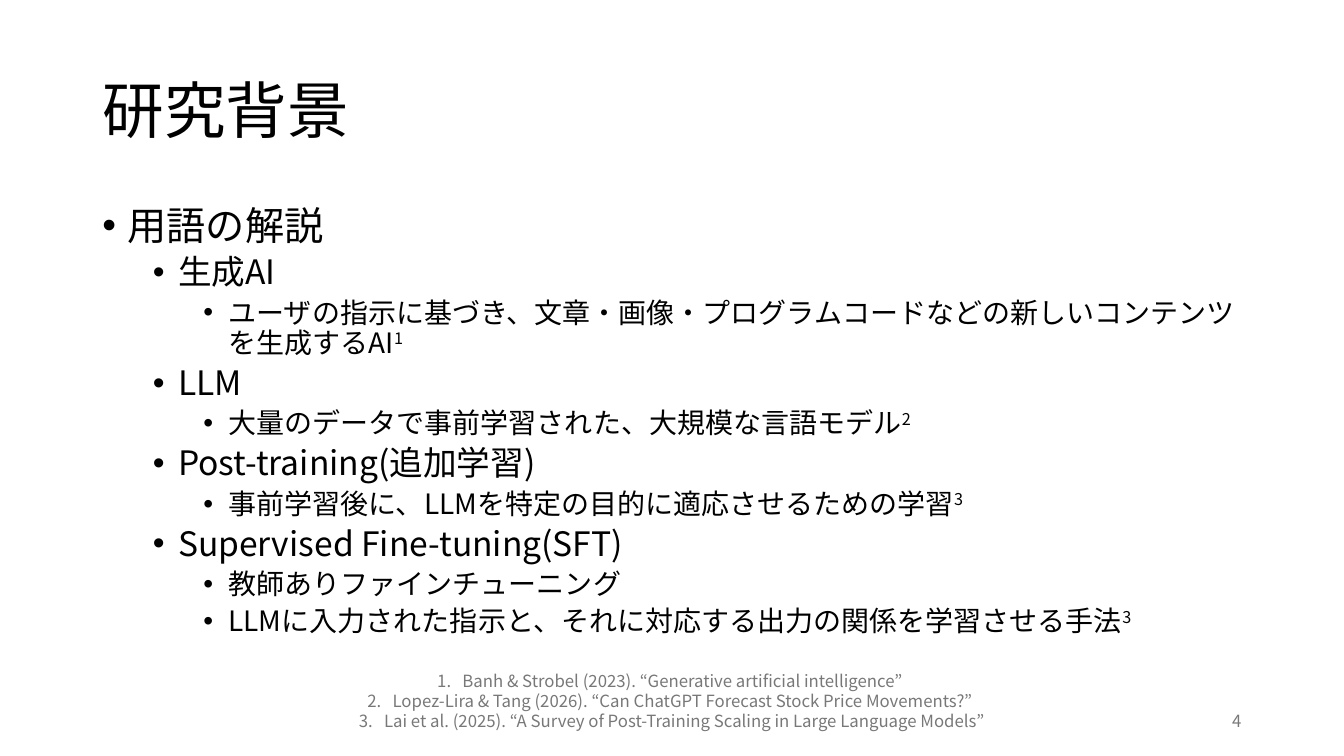
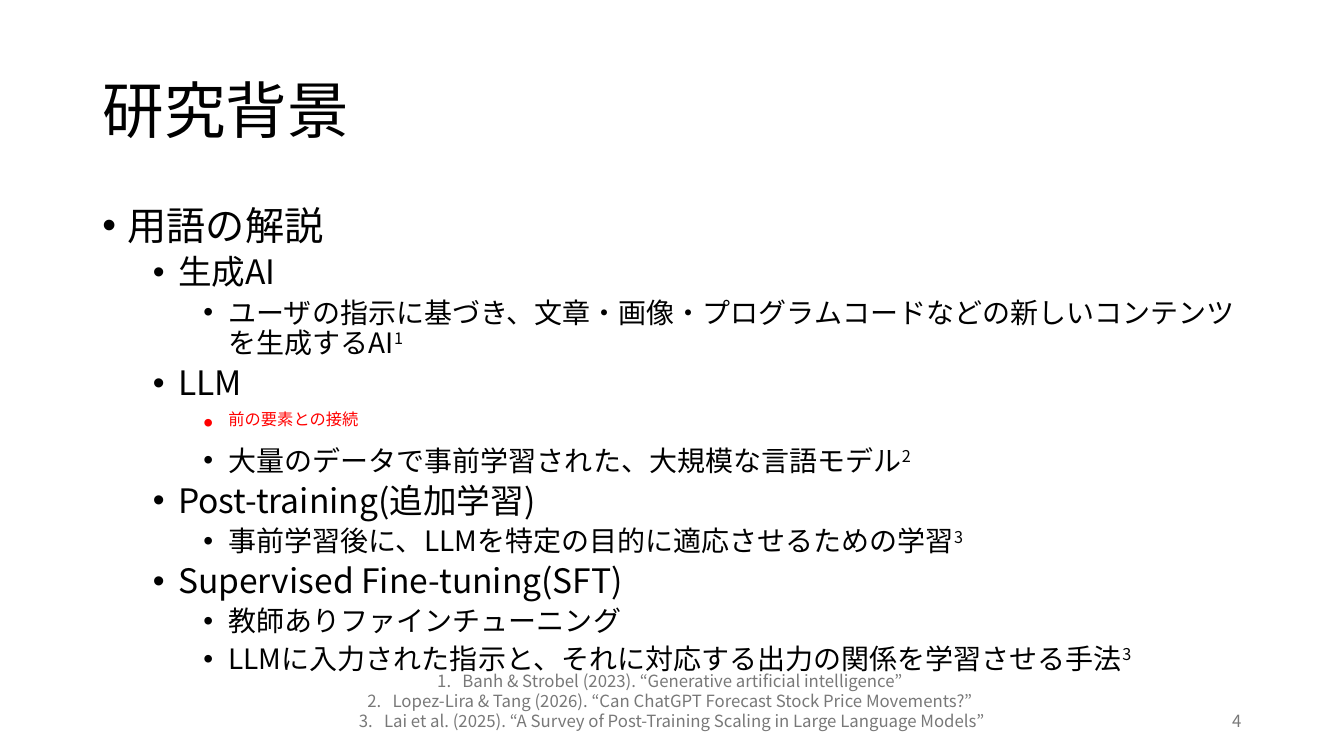
Before and after one commit to rollotea/array-task, a slide deck: slide 4 of 生成AIの追加学習による問題.pptx. Drawn at 1344x756 pixels with LibreOffice and Linux fonts; fonts in the diff are those of the drawing. Boxes give left, top, right and bottom in pixels: in the first picture for what was removed or moved away, otherwise in the second. Text is boxed around its words. In the diff, an @@ line names an element or a change of style, - is before the commit and + after.

```diff
--- a/生成AIの追加学習による問題.pptx
+++ b/生成AIの追加学習による問題.pptx
@@ text at [228,411,358,427]: paragraph added @@
+    • 前の要素との接続
```
Also in this commit, not shown: 5 other slides changed, 1 slide added.
